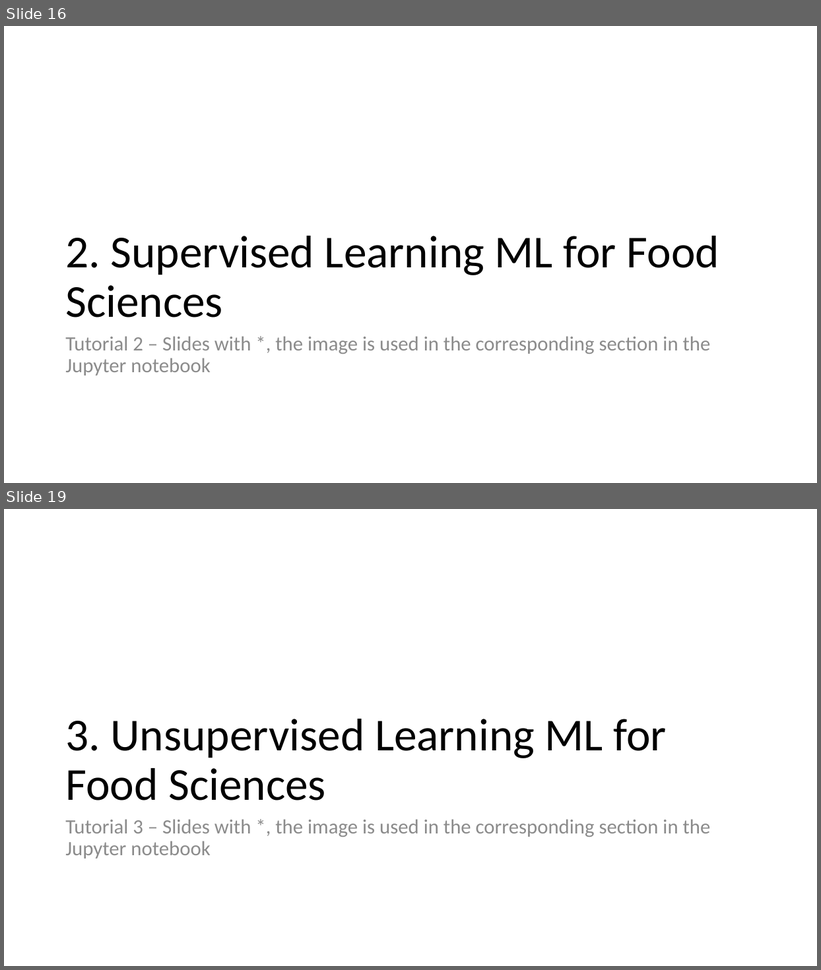
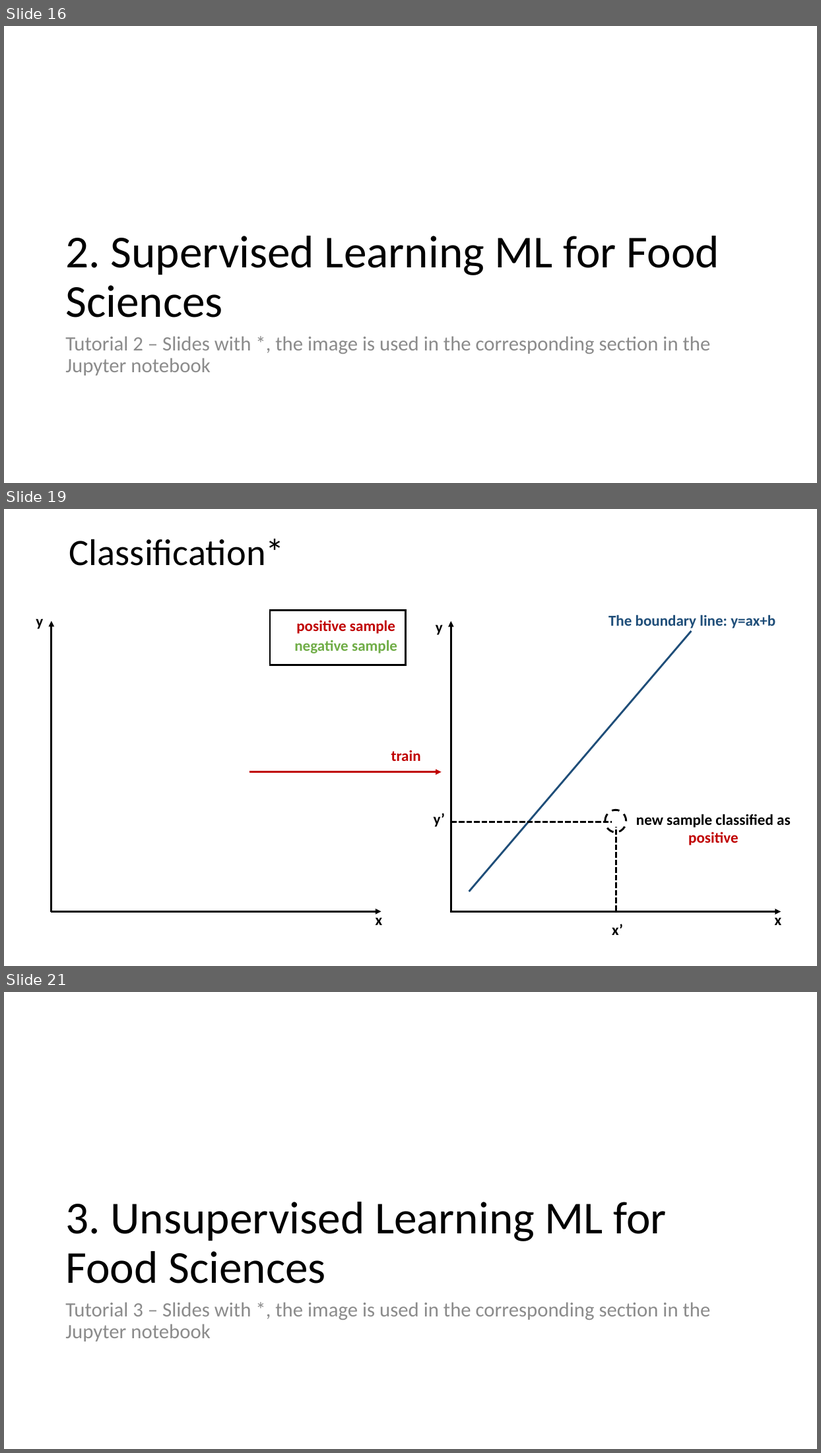
Before and after one commit to fsb-edu/ML4Food, a slide deck: images/Graphics of ML4Food.pptx. Shown one above the other, each under a label of ours: slides 16 and 19 before the commit, slides 16, 19 and 21 after it; the slides between them are not shown. The pictures are 821x970 and 821x1453 pixels, drawn with LibreOffice and Linux fonts; fonts in the diff are those of the drawing; background and template pictures are left out. Boxes give left, top, right and bottom in pixels: in the first picture for what was removed or moved away, otherwise in the second. Text is boxed around its words. In the diff, an @@ line names an element or a change of style, - is before the commit and + after.

Commit message:
mod 2, intro, training done

```diff
--- a/images/Graphics of ML4Food.pptx
+++ b/images/Graphics of ML4Food.pptx
@@ slide 19 added at box(4, 509, 817, 966), background #FFFFFF @@
@@ title added at box(69, 539, 284, 566), 44 pt, text #000000 @@
+Classification*
@@ group added at box(36, 610, 791, 935): 10 texts, 5 arrows, 3 lines, 1 rounded rectangle, 1 rectangle, 1 ellipse @@
+x
+y
+train
+x
+y
+The boundary line: y=ax+b
+positive sample
+negative sample
+x’
+y’
+new sample classified as positive
@@ what was slide 19 is now slide 21 @@
```
Also in this commit, not shown: 1 slide changed, 2 other slides added, 1 slide removed, 7 other files.
